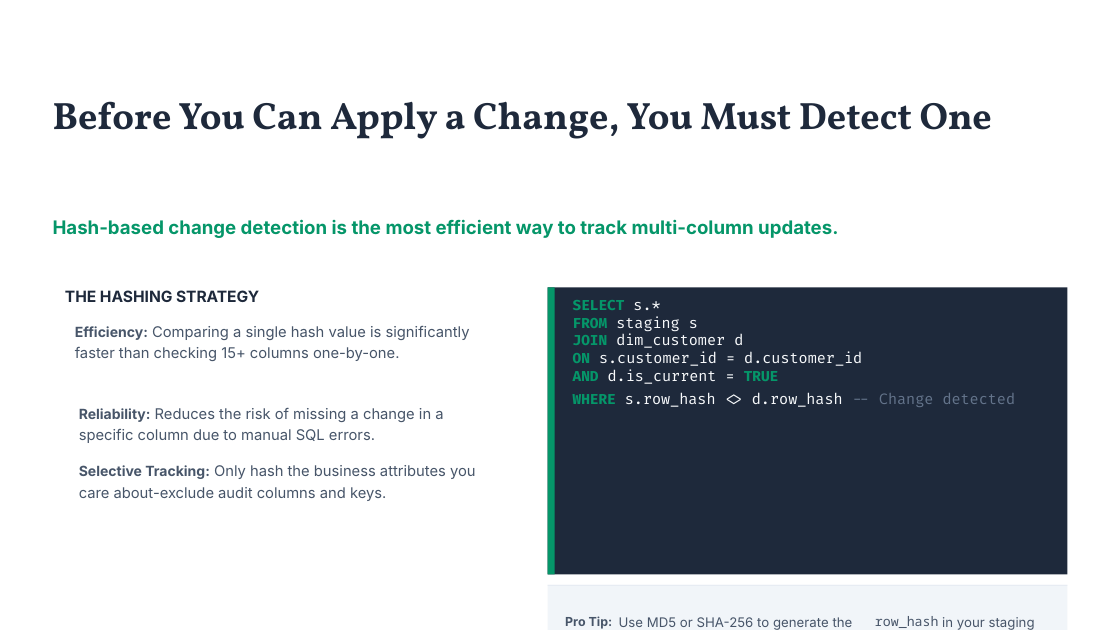
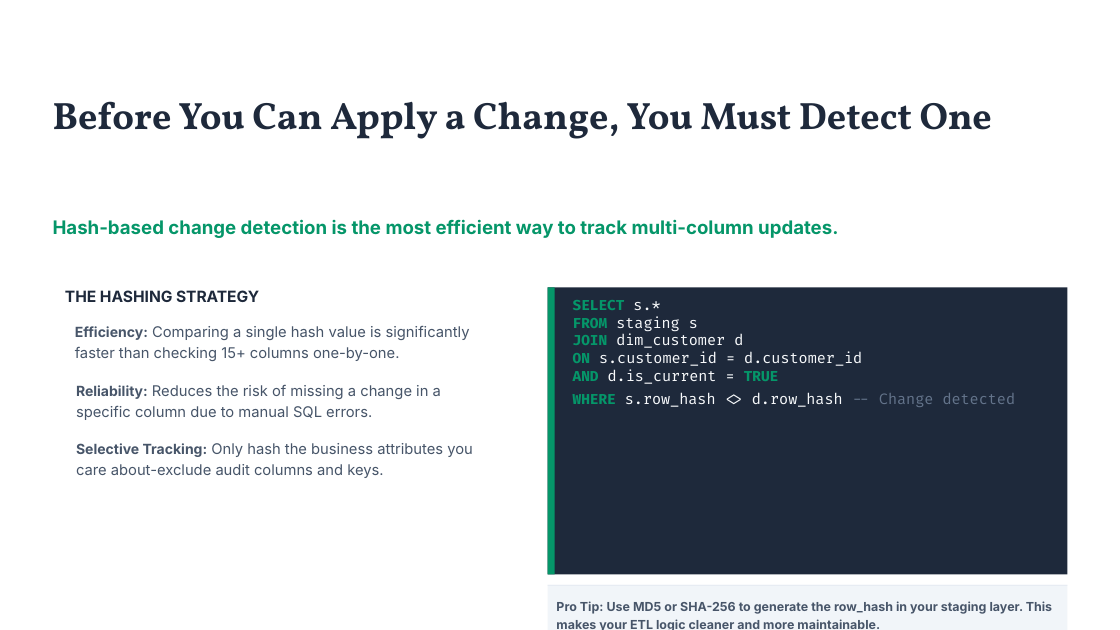
Before and after one commit to the1onwrongway/the1onwrongway.github.io, a slide deck: slide 10 of Files/Data_Modelling_101/PPTs/Slowly_Changing_Dimensions_Data_Modelling_101-2.pptx. Drawn at 1120x630 pixels with LibreOffice and Linux fonts; fonts in the diff are those of the drawing; background and template pictures are left out. Boxes give left, top, right and bottom in pixels: in the first picture for what was removed or moved away, otherwise in the second. Text is boxed around its words. In the diff, an @@ line names an element or a change of style, - is before the commit and + after.

Commit message:
Made some adjustments in PPT 2

```diff
--- a/Files/Data_Modelling_101/PPTs/Slowly_Changing_Dimensions_Data_Modelling_101-2.pptx
+++ b/Files/Data_Modelling_101/PPTs/Slowly_Changing_Dimensions_Data_Modelling_101-2.pptx
@@ text "Reliability: Reduces the risk of ...": place and size @@
-text "Reliability: Reduces the risk of ..." at (79,408,443,443)
+text "Reliability: Reduces the risk of ..." at (76,385,441,420)
@@ text "Selective Tracking: Only hash the ...": place and size @@
-text "Selective Tracking: Only hash the ..." at (79,465,476,501)
+text "Selective Tracking: Only hash the ..." at (76,443,473,478)
@@ text at (556,601,1052,630): text changed @@
-Pro Tip:
+Pro Tip: Use MD5 or SHA-256 to generate the row_hash in your staging layer. This makes your ETL logic cleaner and more maintainable.
@@ text removed at (619,617,853,630) @@
-Use MD5 or SHA-256 to generate the
@@ text removed at (875,616,939,628) @@
-row_hash
@@ text removed at (942,617,1035,630) @@
-in your staging
```
Also in this commit, not shown: 1 other file.
